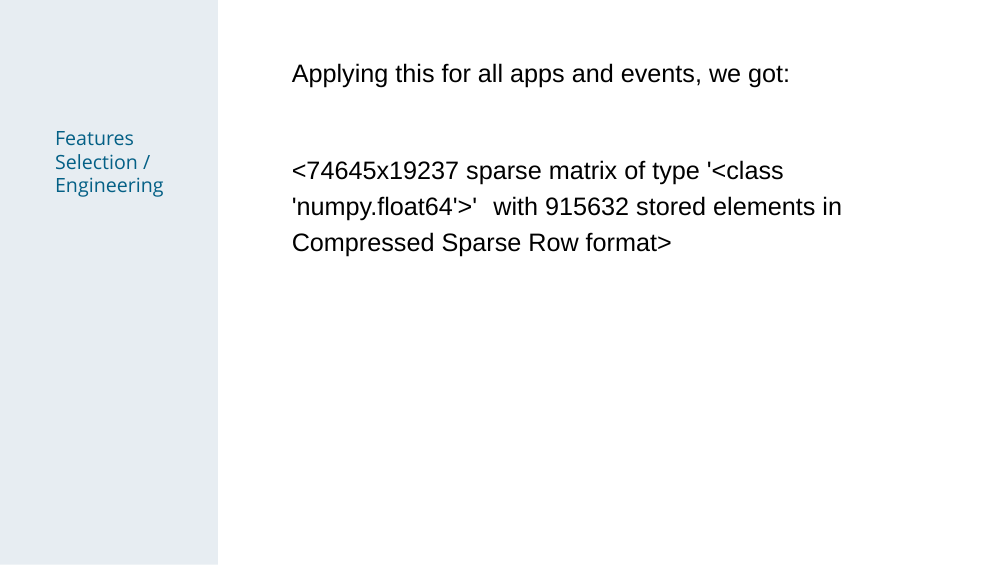
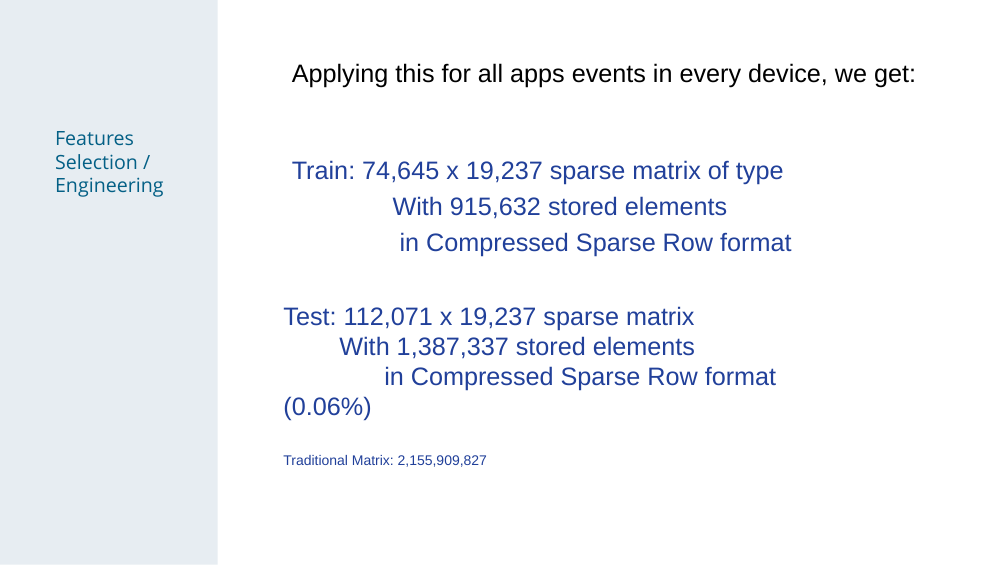
Before and after one commit to chechir/talking_data, a slide deck: slide 9 of brussels/deck_overview_detail.odp (slide 10 before the commit). Drawn at 1008x567 pixels with LibreOffice and Linux fonts; fonts in the diff are those of the drawing. Boxes give left, top, right and bottom in pixels: in the first picture for what was removed or moved away, otherwise in the second. Text is boxed around its words. In the diff, an @@ line names an element or a change of style, - is before the commit and + after.

```diff
--- a/brussels/deck_overview_detail.odp
+++ b/brussels/deck_overview_detail.odp
@@ text at (x1=292, y1=63, x2=916, y2=257): text changed; text colour #000000 to #21409A @@
-Applying this for all apps and events, we got:
-<74645x19237 sparse matrix of type '<class 'numpy.float64'>' with 915632 stored elements in Compressed Sparse Row format>
+Applying this for all apps events in every device, we get:
+Train: 74,645 x 19,237 sparse matrix of type
+With 915,632 stored elements
+in Compressed Sparse Row format
@@ text added at (x1=283, y1=306, x2=776, y2=467), 18 pt, text #21409A @@
+Test: 112,071 x 19,237 sparse matrix
+With 1,387,337 stored elements
+in Compressed Sparse Row format (0.06%)
+Traditional Matrix: 2,155,909,827
```
Also in this commit, not shown: 7 other slides changed, 3 slides added, 5 slides removed, 1 other file.
